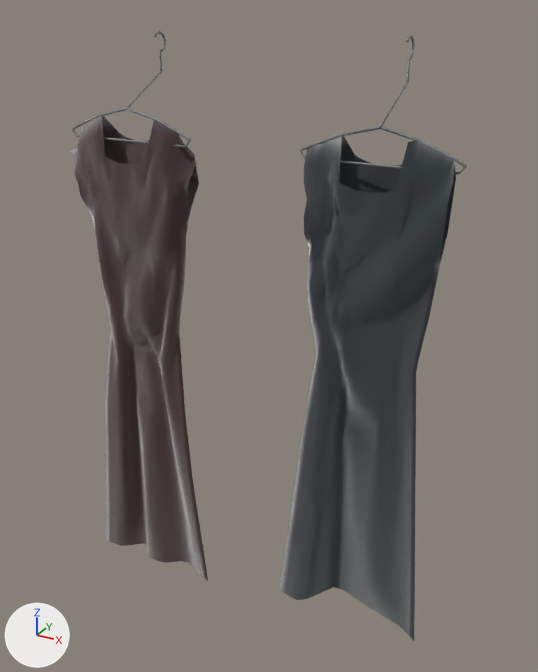
The glTF model assets/props/quarters/her_dresses.glb: old version first, new version second.
One viewpoint serves both versions: a 50 mm camera at (0.783, -1.449, 1.887) aimed at (0.004, -0.033, 1.179). The lights are fixed; the arrows at lower left show +X, +Y and +Z. The older version comes first. Vertices at exactly the same position are counted once.

Script lines for the objects in view, before the commit:
```python
me_bluedress = bpy.data.meshes.new('BlueDress')
me_bluedress.from_pydata(...)  # 1320 vertices, 2560 faces; spans x 0.114..0.458, y -0.19..-0.099, z 0.572..1.675
me_bluedress.materials.append(mat_bluedresswool)
me_bluedress_hanger = bpy.data.meshes.new('BlueDress_Hanger')
me_bluedress_hanger.from_pydata(...)  # 356 vertices, 712 faces; spans x 0.127..0.453, y -0.136..0.019, z 1.62..1.842
me_bluedress_hanger.materials.append(mat_hangersteel_001)  # grey #868a8b
me_rosedress = bpy.data.meshes.new('RoseDress')
me_rosedress.from_pydata(...)  # 1318 vertices, 2560 faces; spans x -0.466..-0.116, y -0.154..-0.095, z 0.484..1.675
me_rosedress.materials.append(mat_rosedresswool)
ob_bluedress = bpy.data.objects.new('BlueDress', me_bluedress)
ob_bluedress.location = (0.0, 0.0, 0.0)
ob_bluedress_hanger = bpy.data.objects.new('BlueDress_Hanger', me_bluedress_hanger)
ob_bluedress_hanger.location = (0.0, 0.0, 0.0)
ob_rosedress = bpy.data.objects.new('RoseDress', me_rosedress)
ob_rosedress.location = (0.0, 0.0, 0.0)
```
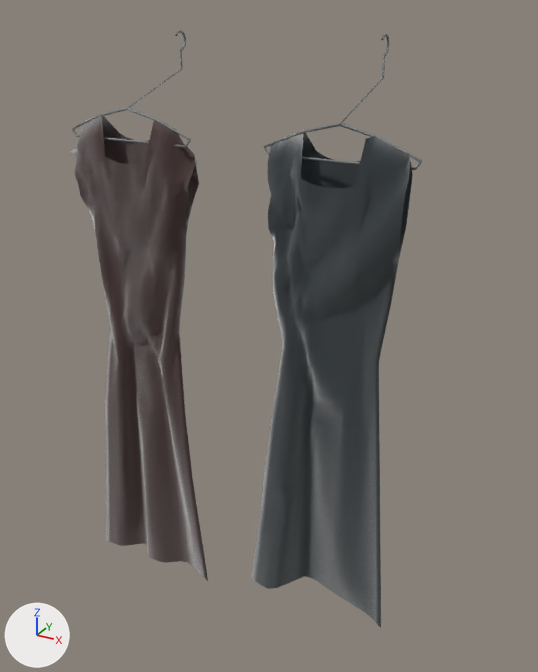
The newer file is also turned or shifted as a whole; pictures and numbers use the older file's frame.

Where the change shows, as pixel boxes (x1, y1, x2, y2) in the pictures (538 x 672 px):
'BlueDress', moved
    before: (280, 133, 456, 641)
    after: (251, 130, 413, 628)

The change, as a list of edits to the scene's bpy script:
```text
Change me_bluedress:
    used by ob_bluedress; location = (0.0, 0.0, 0.0)
    remove me_bluedress.from_pydata(...)  # 1320 vertices, 2560 faces; spans x 0.114..0.458, y -0.19..-0.099, z 0.572..1.675
    add me_bluedress.from_pydata(...)  # 1320 vertices, 2560 faces; spans x 0.034..0.378, y -0.19..-0.099, z 0.572..1.675
    me_bluedress part 1: the whole mesh is moved by (-0.08, 0.0, 0.0)
```
